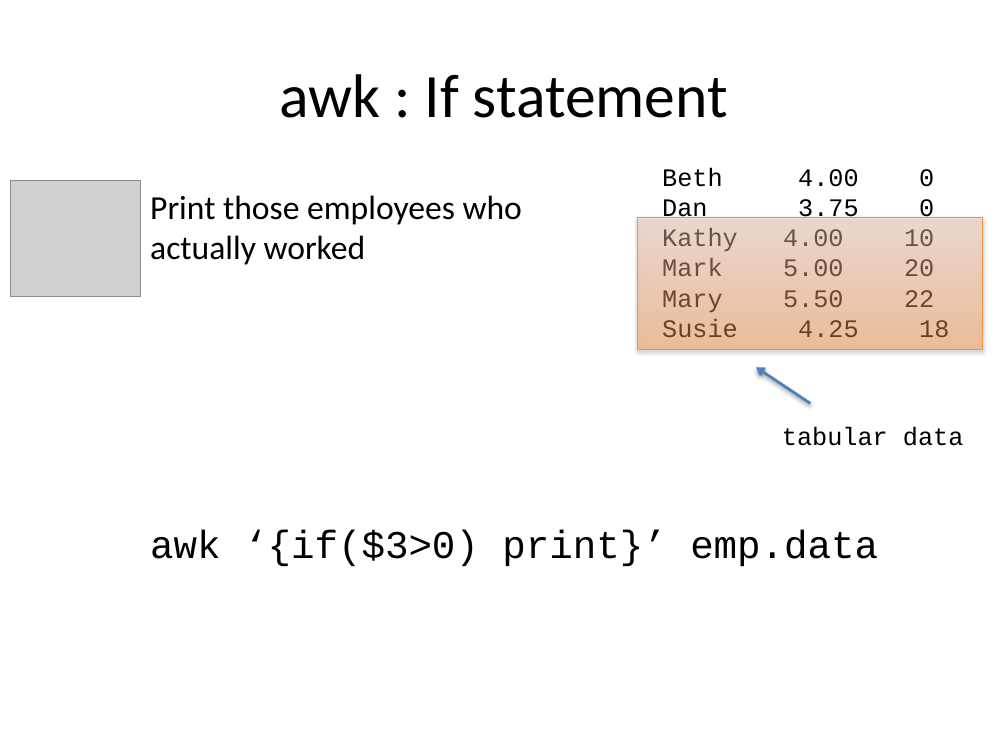
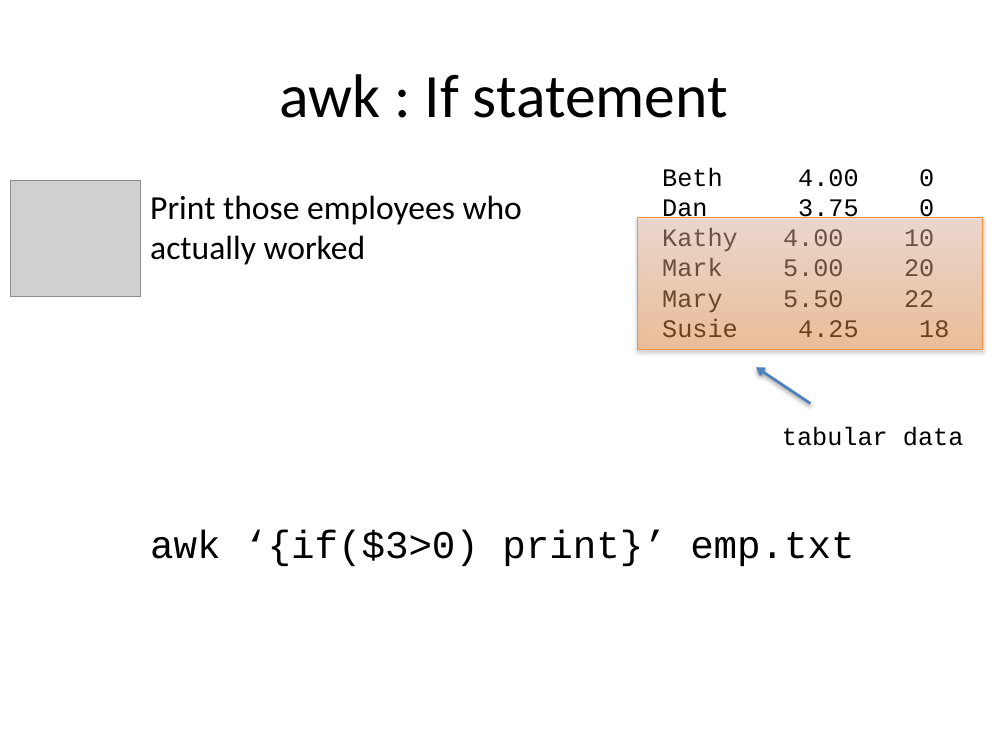
Before and after one commit to smangul1/UNIX_SUMPh_Moldova, a slide deck: slide 7 of day3_Unix.pptx. Drawn at 1008x756 pixels with LibreOffice and Linux fonts; fonts in the diff are those of the drawing; grey boxes stand for pictures. Boxes give left, top, right and bottom in pixels: in the first picture for what was removed or moved away, otherwise in the second. Text is boxed around its words. In the diff, an @@ line names an element or a change of style, - is before the commit and + after.

```diff
--- a/day3_Unix.pptx
+++ b/day3_Unix.pptx
@@ text at (150, 530, 854, 566): text changed @@
-awk ‘{if($3>0) print}’ emp.data
+awk ‘{if($3>0) print}’ emp.txt
```
Also in this commit, not shown: 4 other slides changed, 2 other files.
